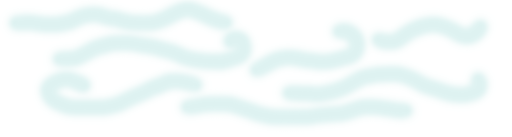
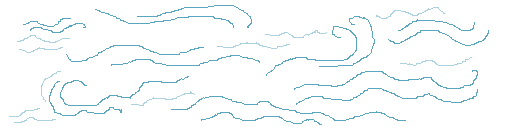
Layers edited between the first and the second 512 x 137 image:
added layer "Layer 3" (50%) above "Layer 2" over (x1=9, y1=7, x2=472, y2=123)
added layer "Layer 2" above "Layer 1" over (x1=23, y1=5, x2=489, y2=125)
hid "Layer 1" over (x1=4, y1=0, x2=493, y2=131)
